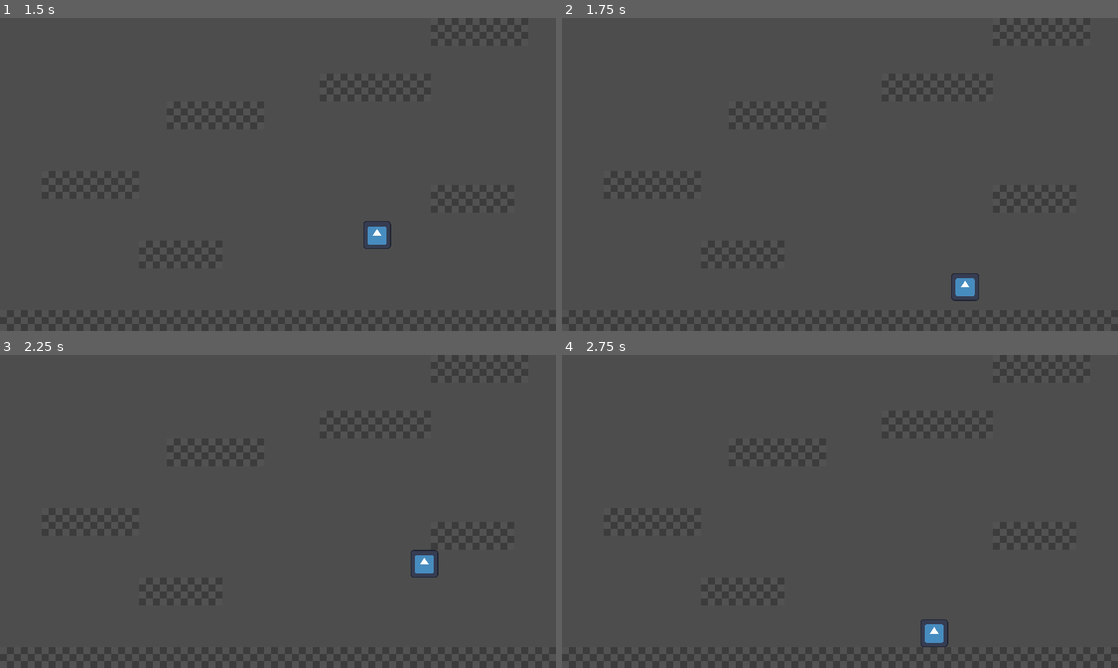
Above: before the commit, frames 1-4 (two rows, left to right).
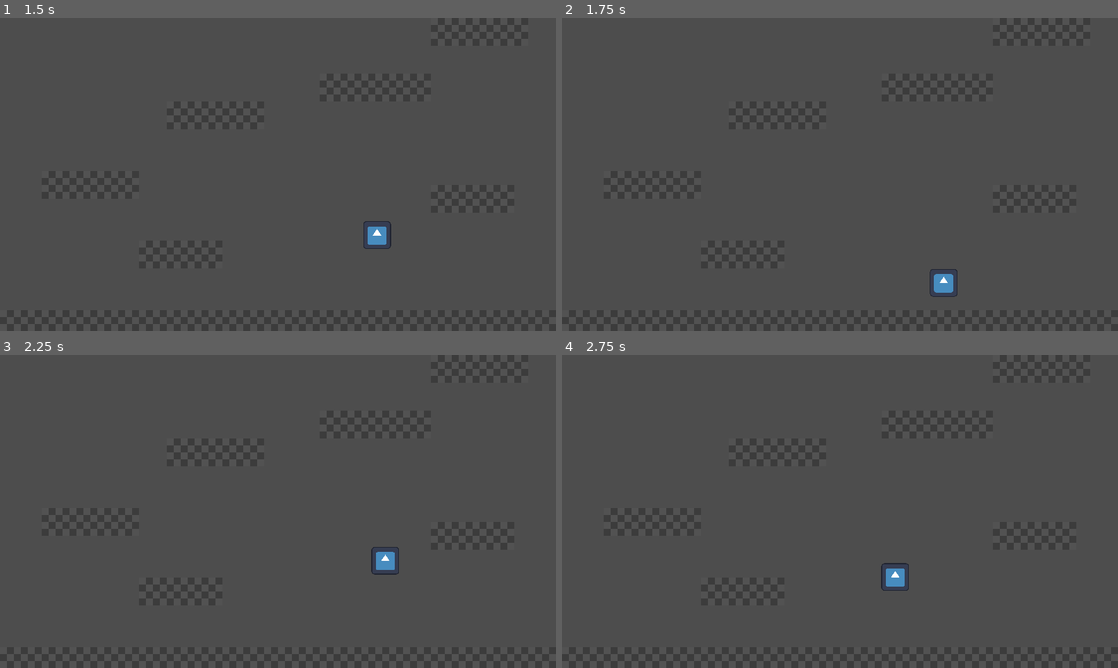
Above: after the commit, the same moments.

Repository: Makarose/2025-GameDev.tv-Game-Jam
Game: Godot game, scene res://game.tscn
The game is run twice, just before and just after one commit, with the same random seed, the same clock (stepped at 60 frames per second) and the same inputs. The engine's default icon, where the game draws it, is replaced by a stand-in: a white triangle on a blue panel in a dark square.
Inputs:
- Up to frame 1 (1.5 s): tap Enter at 0.5 s; hold D (move_right) from 0.53 s (still down); tap Space (jump) at 0.6, 0.77, 1.07, 1.35 s
- Up to frame 2 (1.75 s): keep holding D (move_right); tap Space (jump) at 1.52 s
- Up to frame 3 (2.25 s): tap Space (jump) at 1.82, 2.1 s; release D (move_right) at 2.03 s; hold A (move_left) from 2.03 s (still down)
- Up to frame 4 (2.75 s): keep holding A (move_left)

Frame 1 is identical in both runs. In frame 2, 0.5% of the frame differs, in the area x 66-75%, y 80-91%; in frame 3, 0.5%, in the area x 66-79%, y 61-72%; in frame 4, 0.5%.

Commit message:
Create Ring Boundary as Area2D and implement bounce using raycasts on Player

Diff:
--- a/game.tscn
+++ b/game.tscn
@@ -14,6 +14,9 @@
 physics_layer_0/collision_layer = 2
 sources/0 = SubResource("TileSetAtlasSource_p6s8q")
 
+[sub_resource type="CircleShape2D" id="CircleShape2D_7v6iv"]
+radius = 192.666
+
 [node name="Game" type="Node2D"]
 script = ExtResource("1_yrajc")
 
@@ -26,3 +29,10 @@
 [node name="TileMapLayer" type="TileMapLayer" parent="."]
 tile_map_data = PackedByteArray("AAAAABUAAAAAAAAAAAAAABYAAAAAAAAAAAABABUAAAAAAAAAAAABABYAAAAAAAAAAAACABUAAAAAAAAAAAACAB …(2512 unchanged characters)…
 tile_set = SubResource("TileSet_rbbwr")
+
+[node name="RingBoundary" type="Area2D" parent="."]
+collision_layer = 4
+
+[node name="CollisionShape2D" type="CollisionShape2D" parent="RingBoundary"]
+position = Vector2(320, 176)
+shape = SubResource("CircleShape2D_7v6iv")
--- a/player.gd
+++ b/player.gd
@@ -10,9 +10,16 @@
 @export var up_gravity := 500
 @export var down_gravity := 600
 @export var jump_amount := 200
+@export var bounce_amount := 400
 
 var viewport_size: Vector2
 var coyote_time: float = 0.0
+var previous_player_position: Vector2
+
+@onready var left_ray_cast: RayCast2D = $LeftRayCast
+@onready var right_ray_cast: RayCast2D = $RightRayCast
+@onready var up_ray_cast: RayCast2D = $UpRayCast
+@onready var down_ray_cast: RayCast2D = $DownRayCast
 
 
 func _ready() -> void:
@@ -25,6 +32,17 @@
 		global_position.x = viewport_size.x + 16
 	elif global_position.x >= viewport_size.x + 16:
 		global_position.x = -16
+
+	# ring boundary
+	if not left_ray_cast.is_colliding():
+		global_position = previous_player_position
+		velocity.x = bounce_amount
+	elif not right_ray_cast.is_colliding():
+		global_position = previous_player_position
+		velocity.x = -bounce_amount
+	elif not up_ray_cast.is_colliding():
+		global_position = previous_player_position
+		velocity.y = bounce_amount
 
 
 func _physics_process(delta: float) -> void:
@@ -45,7 +63,10 @@
 	else:
 		apply_friction(delta)
 
+	# coyote jump
 	var was_on_floor := is_on_floor()
+
+	previous_player_position = global_position
 
 	move_and_slide()
 
--- a/player.tscn
+++ b/player.tscn
@@ -17,3 +17,35 @@
 
 [node name="CollisionShape2D" type="CollisionShape2D" parent="."]
 shape = SubResource("RectangleShape2D_cr85s")
+
+[node name="LeftRayCast" type="RayCast2D" parent="."]
+position = Vector2(-18, 0)
+target_position = Vector2(-10, 0)
+collision_mask = 4
+hit_from_inside = true
+collide_with_areas = true
+collide_with_bodies = false
+
+[node name="RightRayCast" type="RayCast2D" parent="."]
+position = Vector2(18, 0)
+target_position = Vector2(10, 0)
+collision_mask = 4
+hit_from_inside = true
+collide_with_areas = true
+collide_with_bodies = false
+
+[node name="UpRayCast" type="RayCast2D" parent="."]
+position = Vector2(0, -18)
+target_position = Vector2(0, -10)
+collision_mask = 4
+hit_from_inside = true
+collide_with_areas = true
+collide_with_bodies = false
+
+[node name="DownRayCast" type="RayCast2D" parent="."]
+position = Vector2(0, 18)
+target_position = Vector2(0, 10)
+collision_mask = 4
+hit_from_inside = true
+collide_with_areas = true
+collide_with_bodies = false
--- a/project.godot
+++ b/project.godot
@@ -47,6 +47,7 @@
 
 2d_physics/layer_1="player"
 2d_physics/layer_2="world"
+2d_physics/layer_3="ring"
 
 [rendering]
 
Not shown: 1 places in game.tscn that only renumber resources
